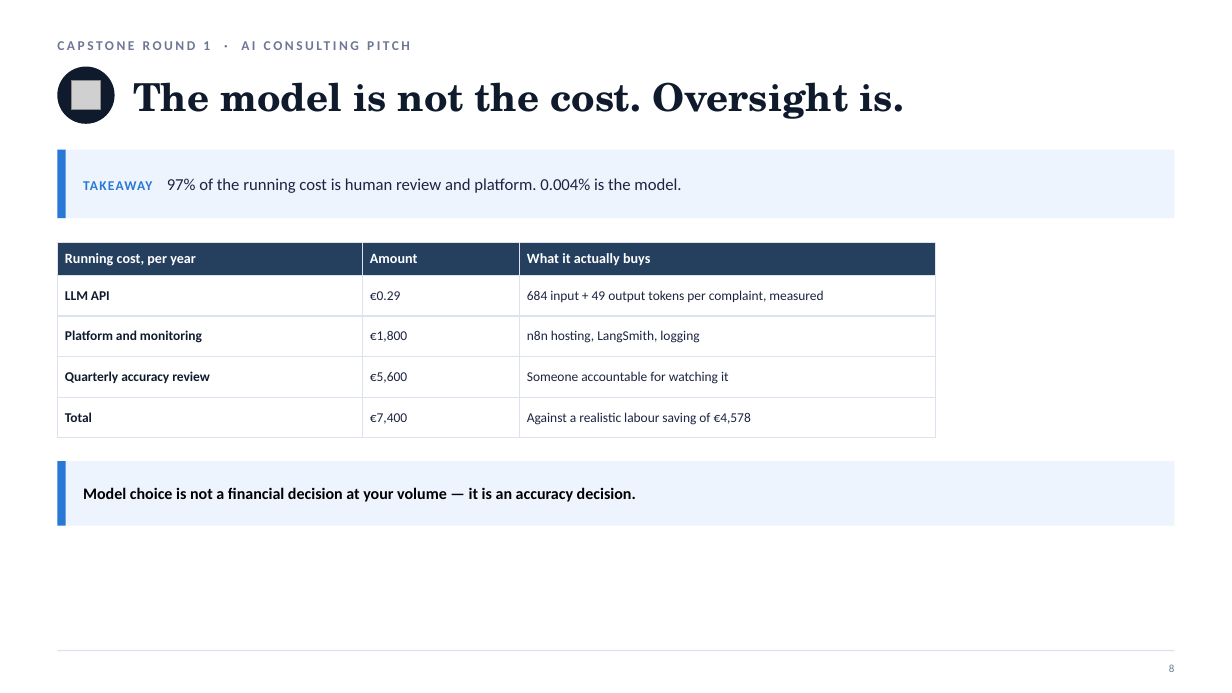
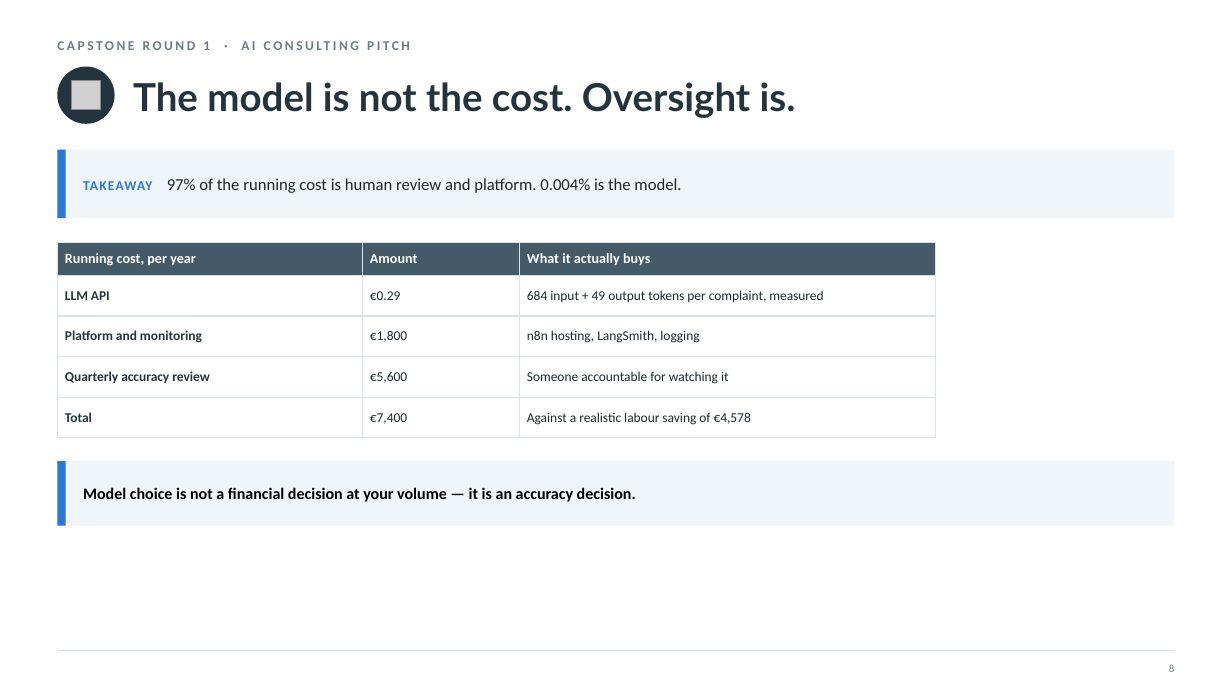
Before and after one commit to nyelugo/PROJECT-Capstone-AI-Consulting, a slide deck: slide 9 of presentation/round1_pitch.pptx. Drawn at 1232x693 pixels with LibreOffice and Linux fonts; fonts in the diff are those of the drawing; grey boxes stand for pictures. Boxes give left, top, right and bottom in pixels: in the first picture for what was removed or moved away, otherwise in the second. Text is boxed around its words. In the diff, an @@ line names an element or a change of style, - is before the commit and + after.

```diff
--- a/presentation/round1_pitch.pptx
+++ b/presentation/round1_pitch.pptx
@@ ellipse at box(57, 67, 115, 124): fill #0F1B2D to #24343F @@
@@ text "The model is not the ..." at box(133, 82, 796, 118): font TeX Gyre Schola to Lato, text colour #0F1B2D to #24343F @@
@@ rectangle at box(57, 150, 1175, 218): fill #EDF4FE to #EFF5F9 @@
@@ text "TAKEAWAY 97% of the running ..." at box(83, 178, 681, 193): text colour #1C2440 to #1B2730 in "97% of the running cost is human ..." @@
@@ table at box(57, 242, 935, 429) @@
@@ fill #24405E to #445A69 in row 1 @@
@@ text colour #0F1B2D to #24343F in "LLM API", "Platform and monitoring", "Quarterly accuracy review", "Total" @@
@@ text colour #1C2440 to #1B2730 in "€0.29", "684 input + 49 output tokens per ...", "€1,800", "n8n hosting, LangSmith, logging" and 4 more places @@
@@ borders changed @@
```
Also in this commit, not shown: 13 other slides changed, 2 other files.
